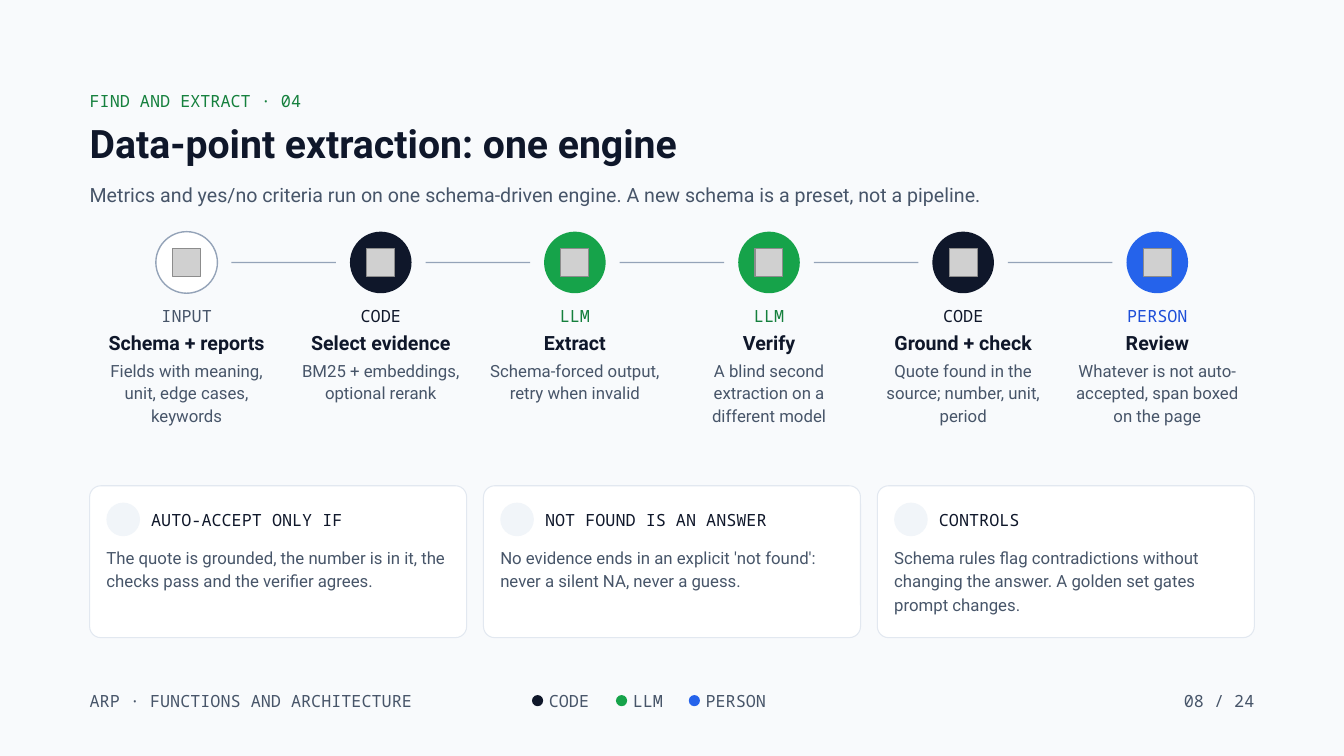
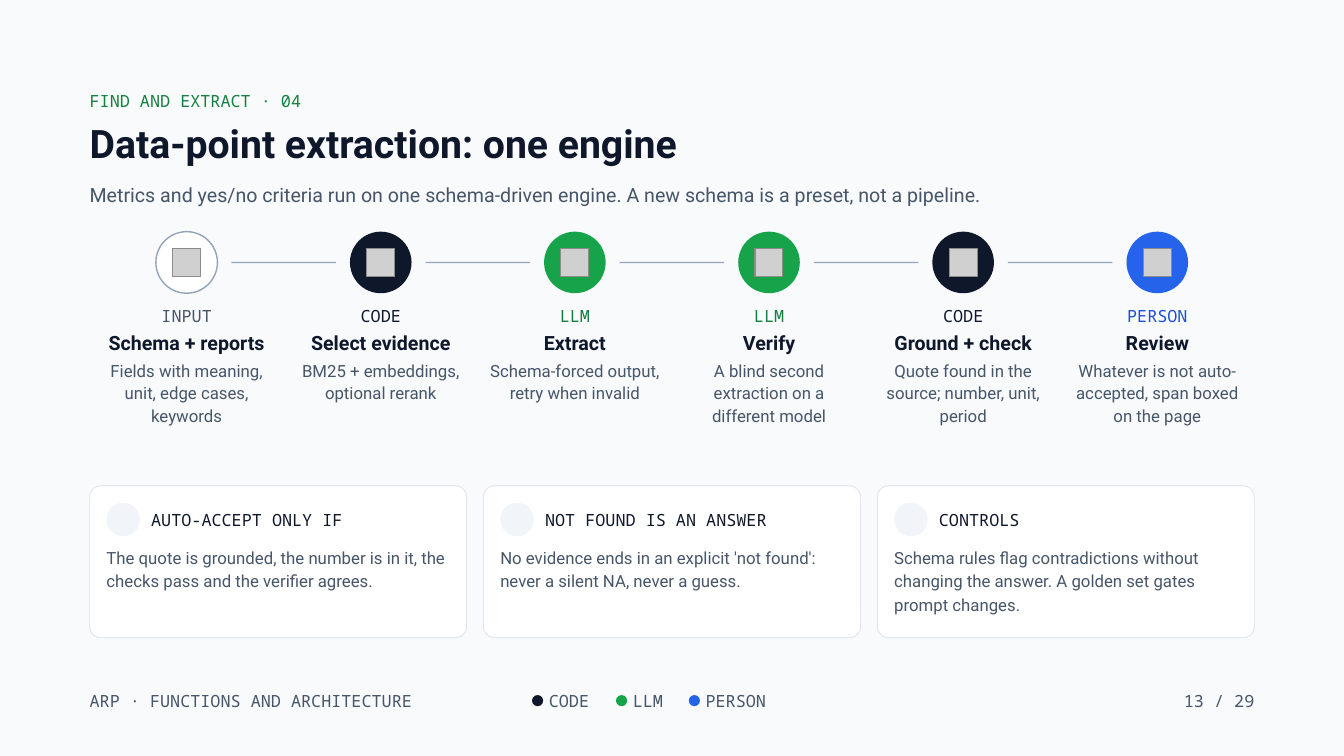
Before and after one commit to kutschersteffen-cmd/Agentic-Research-Pipeline, a slide deck: slide 13 of docs/decks/arp-functions-and-architecture.pptx (slide 8 before the commit). Drawn at 1344x756 pixels with LibreOffice and Linux fonts; fonts in the diff are those of the drawing; grey boxes stand for pictures; background and template pictures are left out. Boxes give left, top, right and bottom in pixels: in the first picture for what was removed or moved away, otherwise in the second. Text is boxed around its words. In the diff, an @@ line names an element or a change of style, - is before the commit and + after.

```diff
--- a/docs/decks/arp-functions-and-architecture.pptx
+++ b/docs/decks/arp-functions-and-architecture.pptx
@@ text at (1184, 695, 1254, 707): text changed @@
-08 / 24
+13 / 29
```
Also in this commit, not shown: 22 other slides changed, 5 slides added.
